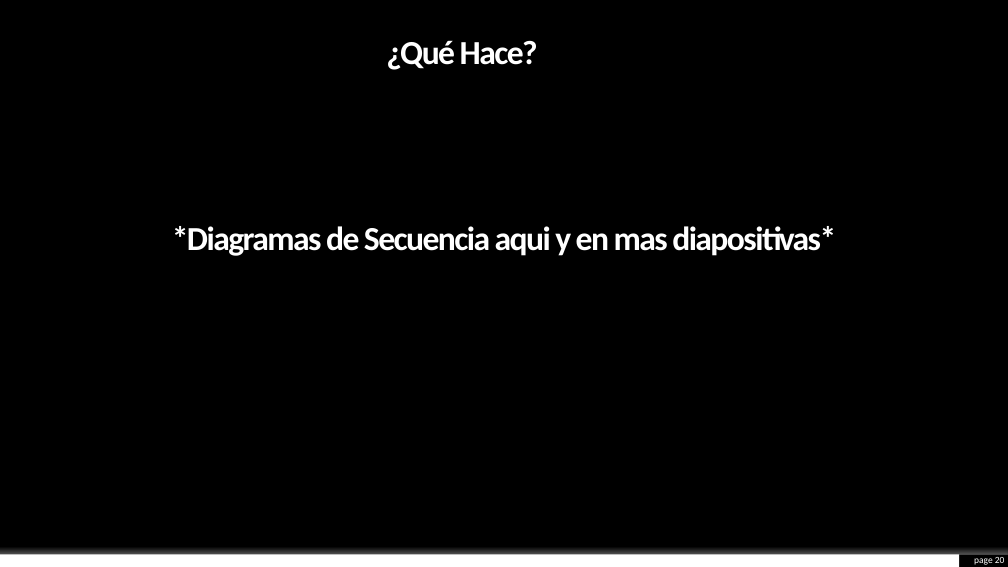
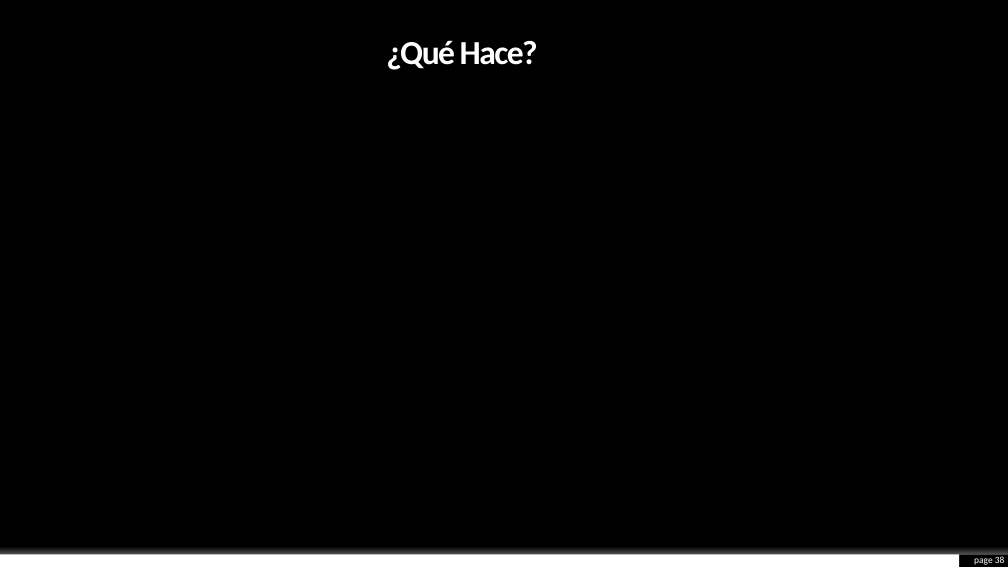
Before and after one commit to KevinHern/ingsoft, a slide deck: slide 38 of Docs/Presentacion_Final/final.pptx (slide 20 before the commit). Drawn at 1008x567 pixels with LibreOffice and Linux fonts; fonts in the diff are those of the drawing; background and template pictures are left out. Boxes give left, top, right and bottom in pixels: in the first picture for what was removed or moved away, otherwise in the second. Text is boxed around its words. In the diff, an @@ line names an element or a change of style, - is before the commit and + after.

```diff
--- a/Docs/Presentacion_Final/final.pptx
+++ b/Docs/Presentacion_Final/final.pptx
@@ text removed at [172, 226, 836, 256] @@
-*Diagramas de Secuencia aqui y en mas diapositivas*
```
Also in this commit, not shown: 8 other slides changed, 20 slides added, 2 slides removed.
